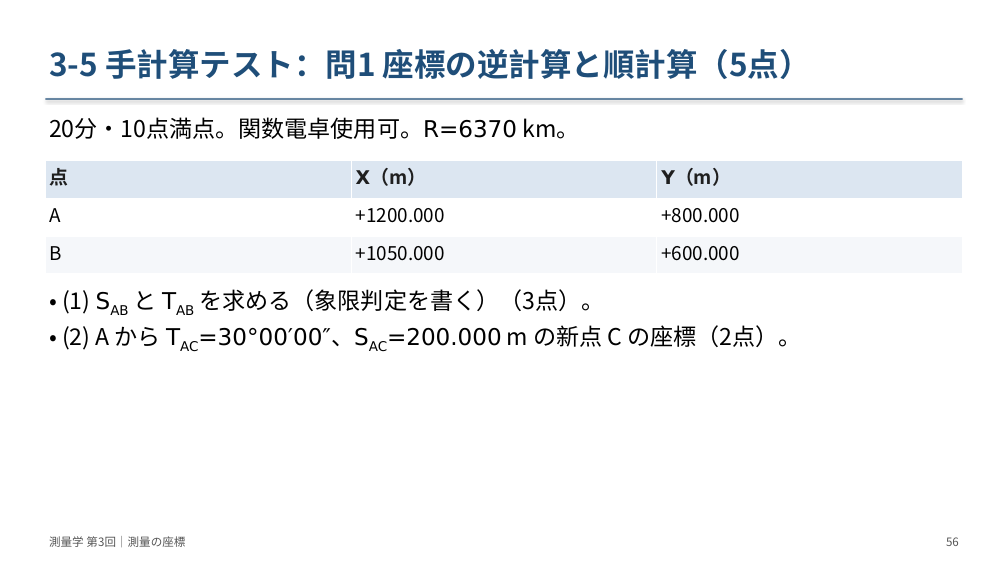
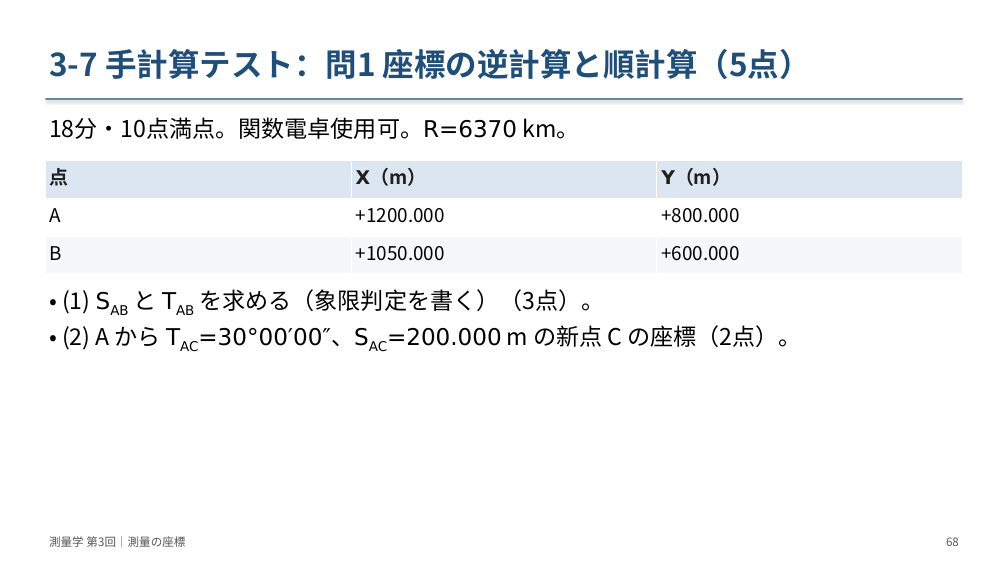
Before and after one commit to NN3210/Lecture, a slide deck: slide 68 of Surveying/materials/slides/第03回_測量の座標/slides.pptx (slide 56 before the commit). Drawn at 1008x567 pixels with LibreOffice and Linux fonts; fonts in the diff are those of the drawing. Boxes give left, top, right and bottom in pixels: in the first picture for what was removed or moved away, otherwise in the second. Text is boxed around its words. In the diff, an @@ line names an element or a change of style, - is before the commit and + after.

```diff
--- a/Surveying/materials/slides/第03回_測量の座標/slides.pptx
+++ b/Surveying/materials/slides/第03回_測量の座標/slides.pptx
@@ text at [49, 49, 811, 79]: text changed @@
-3-5 手計算テスト：問1 座標の逆計算と順計算（5点）
+3-7 手計算テスト：問1 座標の逆計算と順計算（5点）
@@ text at [49, 117, 579, 139]: text changed @@
-20分・10点満点。関数電卓使用可。R=6370 km。
+18分・10点満点。関数電卓使用可。R=6370 km。
@@ text at [946, 537, 959, 546]: text changed @@
-56
+68
```
Also in this commit, not shown: 49 other slides changed, 15 slides added, 3 slides removed, 39 other files.
